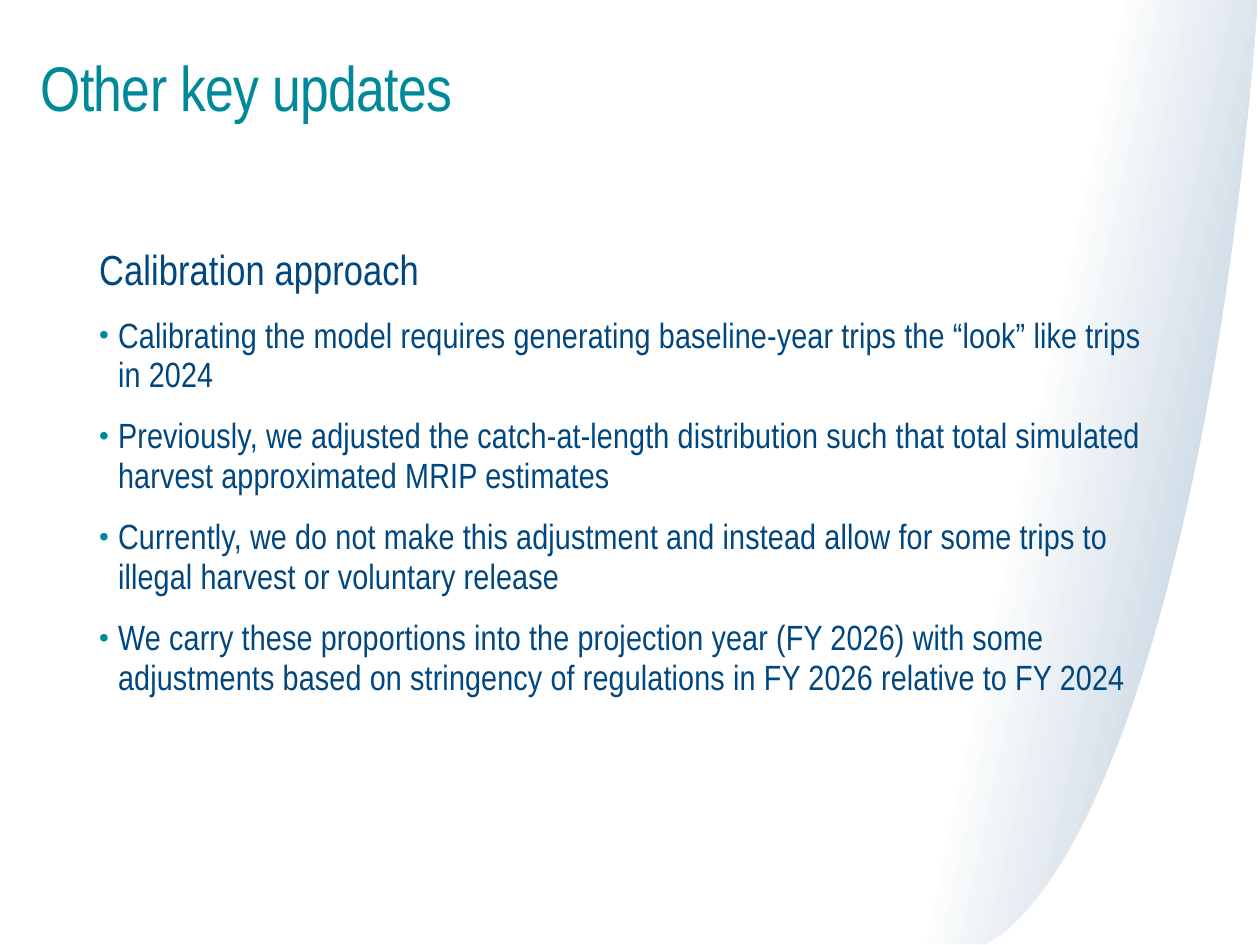
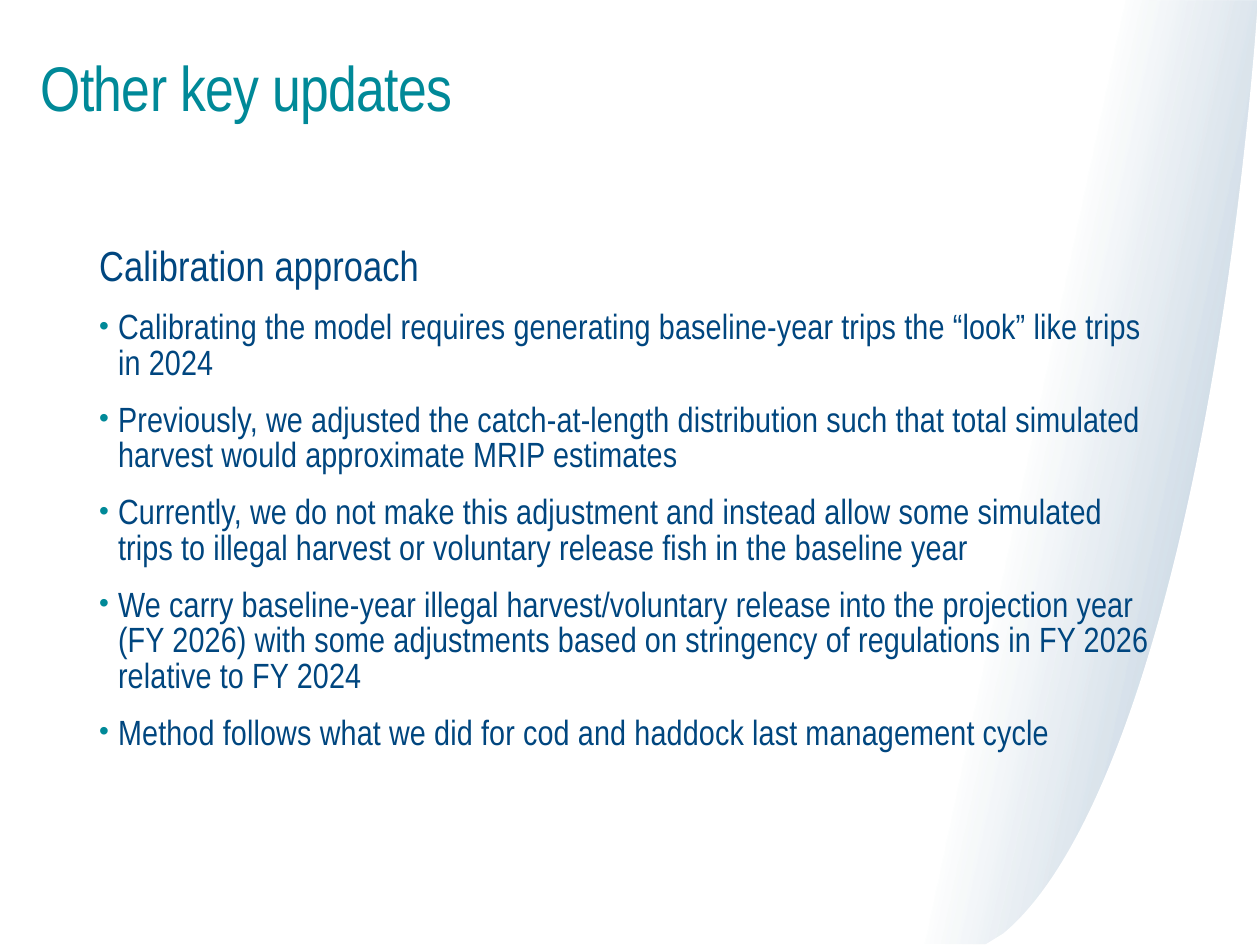
Before and after one commit to mle2718/flukeRDM, a slide deck: slide 20 of docs/TC meeting 6-20-25 Lou.pptx (slide 19 before the commit). Drawn at 1260x945 pixels with LibreOffice and Linux fonts; fonts in the diff are those of the drawing. Boxes give left, top, right and bottom in pixels: in the first picture for what was removed or moved away, otherwise in the second. Text is boxed around its words. In the diff, an @@ line names an element or a change of style, - is before the commit and + after.

Commit message:
updated pre-sim and calib sim code
I finished creating the baseline catch-at-length code. Key update: after generating proportions harvest- and discard -at-length from the size data, I multiplied these proportions by total *simulated* harvest and discards on *each of the model draws*. Previously, I was pulling only the MRIP point estimates of harvest and discards, resulting in one catch-at-length distribution. With the new approach we are accounting the impact of sampling uncertainty in total harvest and discards on catch-at-length. I think this will also help with convergence in the calibration routine, i.e., ensuring that for each draw, there is enough harvest and discards to reallocate as discards or harvest, respectively, so that the model is able to approximate the MRIP estimate of harvest. I also updated the code for generating catch-per-trip and comparing our simulated harvest, discards, total catch, and directed trips to MRIP point estimates. The comparisons look good; for example, when multiplying a random draw of trips and a random draw of catch-per-trip and doing this 150 times, both the estimate and CIs are very similar to the MRIP estimate and CIs. This gives me confidence that we are appropriately accounting for the sampling uncertainty associated with the MRIP data.

```diff
--- a/docs/TC meeting 6-20-25 Lou.pptx
+++ b/docs/TC meeting 6-20-25 Lou.pptx
@@ text at box(99, 250, 1140, 376): line spacing 0.95 to 0.85 @@
@@ text at box(118, 406, 1148, 752): text changed @@
-• Previously, we adjusted the catch-at-length distribution such that total simulated harvest approximated MRIP estimates
-• Currently, we do not make this adjustment and instead allow for some trips to illegal harvest or voluntary release
-• We carry these proportions into the projection year (FY 2026) with some adjustments based on stringency of regulations in FY 2026 relative to FY 2024
+• Previously, we adjusted the catch-at-length distribution such that total simulated harvest would approximate MRIP estimates
+• Currently, we do not make this adjustment and instead allow some simulated trips to illegal harvest or voluntary release fish in the baseline year
+• We carry baseline-year illegal harvest/voluntary release into the projection year (FY 2026) with some adjustments based on stringency of regulations in FY 2026 relative to FY 2024
+• Method follows what we did for cod and haddock last management cycle
```
Also in this commit, not shown: 16 other slides changed, 2 slides added, 1 slide removed, 8 other files.
